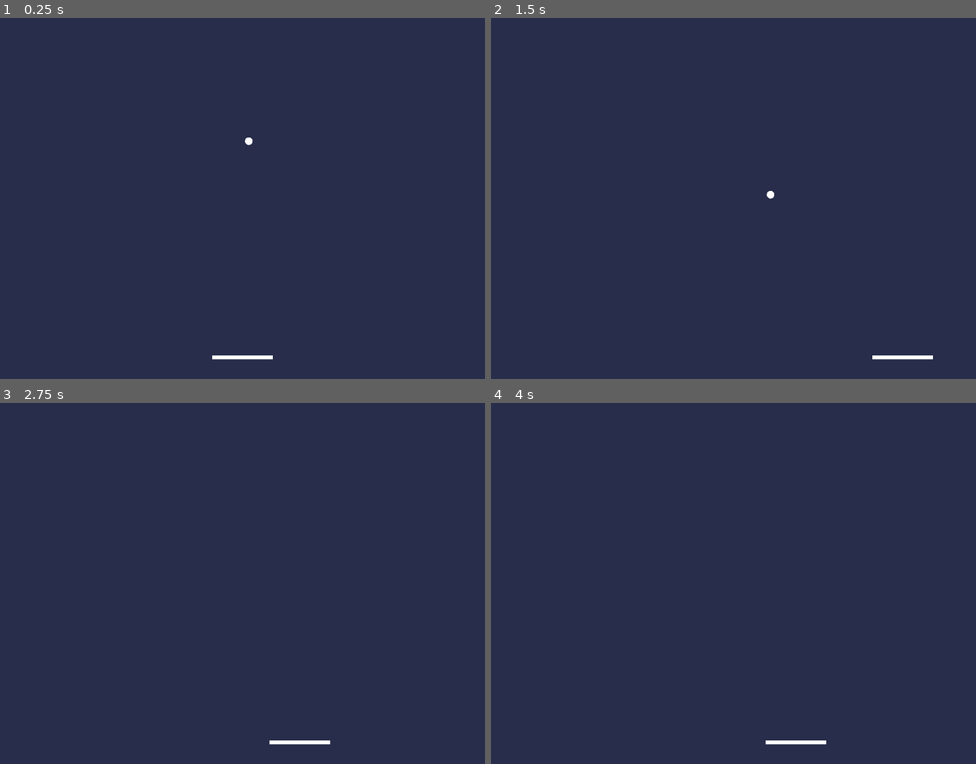
Above: before the commit, frames 1-4 (two rows, left to right).
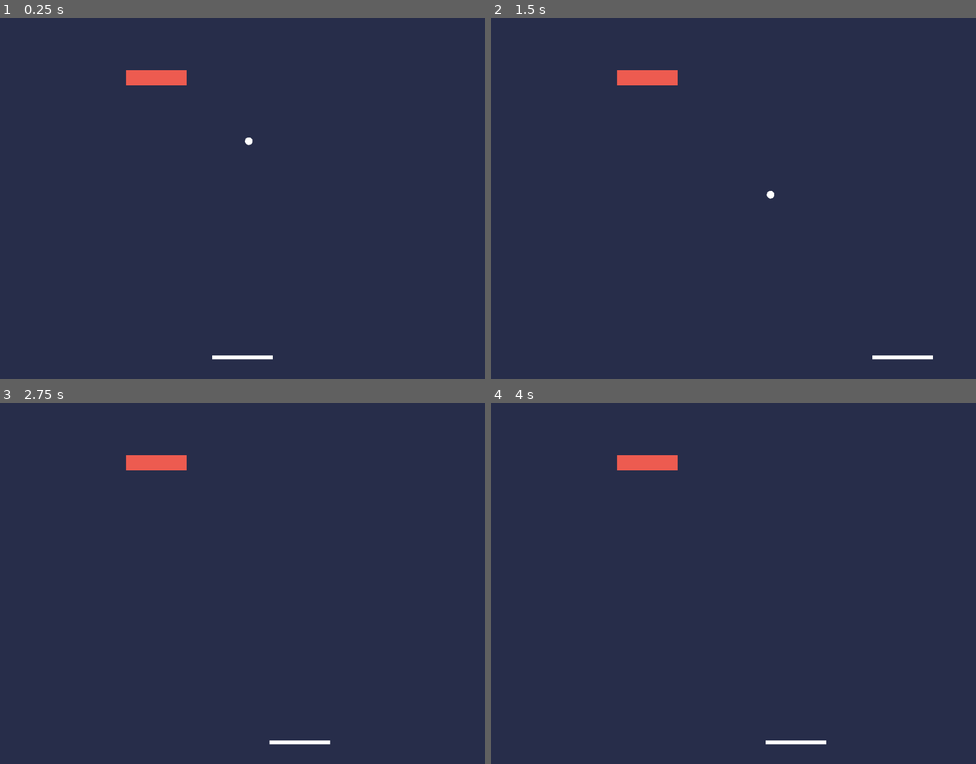
Above: after the commit, the same moments.

Repository: nbetts/MyBreakout
Game: Godot game, scene res://Game.tscn
Two runs of this game, one before a commit and one after it. Both use one fixed random seed, a clock stepped at 60 frames per second and the inputs below.
Inputs:
- Up to frame 1 (0.25 s): no input
- Up to frame 2 (1.5 s): tap Enter at 0.5 s; hold Right (ui_right) 0.53-1.28 s; hold Left (ui_left) from 1.28 s (still down)
- Up to frame 3 (2.75 s): release Left (ui_left) at 2.03 s; hold Right (ui_right) from 2.03 s (still down)
- Up to frame 4 (4 s): tap Space at 2.75 s; tap Enter at 3.5 s; release Right (ui_right) at 3.53 s; hold Left (ui_left) from 3.53 s (still down)

The runs differ from the first frame. In frame 1, 0.5% of the frame differs, in the area x 26-39%, y 14-19%; in frame 2, 0.5%; in frame 3, 0.5%; in frame 4, 0.5%.

Commit message:
add basic brick component

Diff:
--- /dev/null
+++ b/entities/brick/Brick.gd
@@ -0,0 +1,32 @@
+extends Area2D
+
+signal died
+
+export var health = 5
+
+onready var polygon = $Polygon2D
+
+func _ready():
+	update_color()
+
+
+func update_color():
+	match health:
+		8: polygon.color = '#51ee8b'
+		7: polygon.color = '#e551ee'
+		6: polygon.color = '#cfee51'
+		5: polygon.color = '#ee5c51'
+		4: polygon.color = '#51dfee'
+		3: polygon.color = '#7b51ee'
+		2: polygon.color = '#eead51'
+		1: polygon.color = '#51ee66'
+		_: polygon.color = '#000000'
+
+
+func _on_Brick_body_entered(body):
+	health -= 1
+	if health > 0:
+		update_color()
+	else:
+		emit_signal("died")
+		queue_free()
--- /dev/null
+++ b/entities/brick/Brick.tscn
@@ -0,0 +1,21 @@
+[gd_scene load_steps=3 format=2]
+
+[ext_resource path="res://entities/brick/Brick.gd" type="Script" id=1]
+
+[sub_resource type="RectangleShape2D" id=1]
+extents = Vector2( 64, 16 )
+
+[node name="Brick" type="Area2D" groups=[
+"brick",
+]]
+space_override = 1
+script = ExtResource( 1 )
+
+[node name="CollisionShape2D" type="CollisionShape2D" parent="."]
+shape = SubResource( 1 )
+
+[node name="Polygon2D" type="Polygon2D" parent="."]
+scale = Vector2( 1.33333, 1 )
+color = Color( 0.317647, 0.933333, 0.545098, 1 )
+polygon = PoolVector2Array( -48, -16, 48, -16, 48, 16, -48, 16, -48, -16 )
+[connection signal="body_entered" from="." to="." method="_on_Brick_body_entered"]
--- a/entities/field/Field.tscn
+++ b/entities/field/Field.tscn
@@ -1,7 +1,8 @@
-[gd_scene load_steps=7 format=2]
+[gd_scene load_steps=8 format=2]
 
 [ext_resource path="res://entities/paddle/Paddle.tscn" type="PackedScene" id=1]
 [ext_resource path="res://entities/field/Field.gd" type="Script" id=2]
+[ext_resource path="res://entities/brick/Brick.tscn" type="PackedScene" id=3]
 
 [sub_resource type="RectangleShape2D" id=1]
 extents = Vector2( 512, 7.99994 )
@@ -44,4 +45,7 @@
 
 [node name="Paddle" parent="." instance=ExtResource( 1 )]
 position = Vector2( 512, 716 )
+
+[node name="Brick" parent="." instance=ExtResource( 3 )]
+position = Vector2( 330, 126 )
 [connection signal="body_entered" from="Floor" to="." method="_on_Floor_body_entered"]
